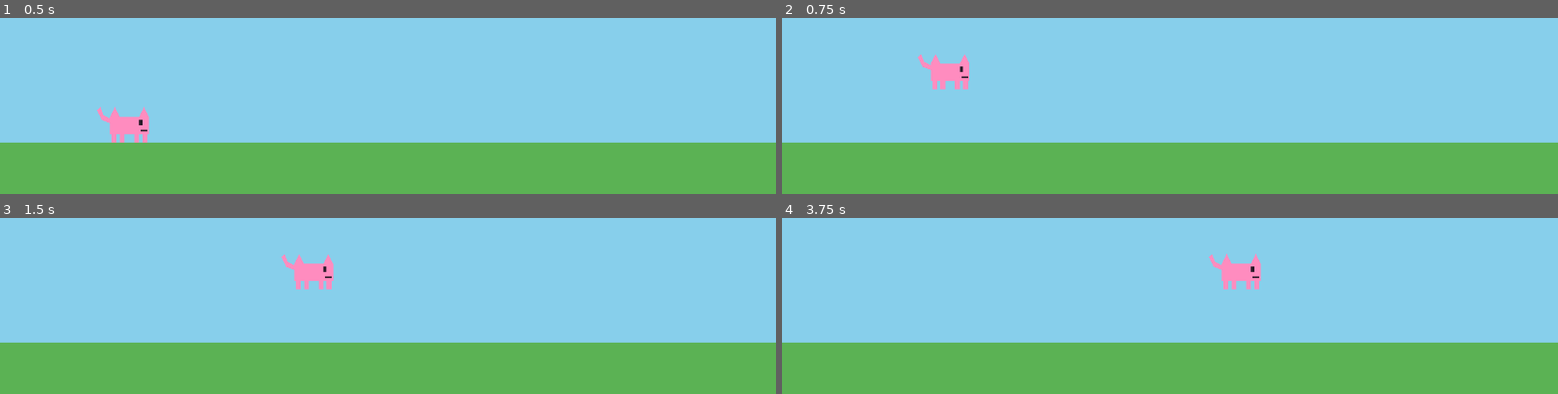
Above: before the commit, frames 1-4 (two rows, left to right).
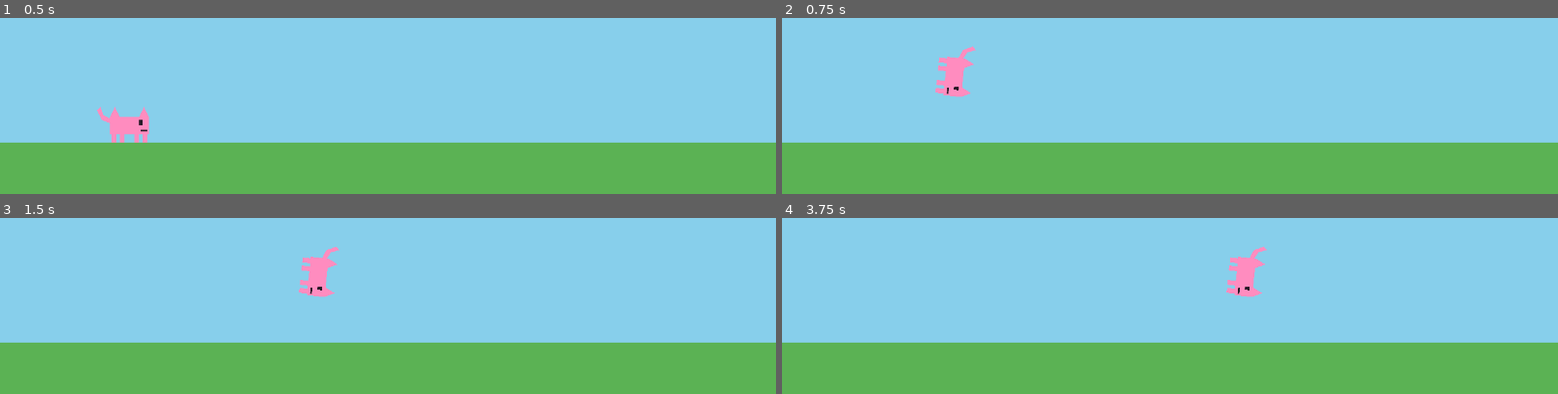
Above: after the commit, the same moments.

Repository: RangelReale/kid-catgame-ai
Game: Godot game, scene res://scenes/main.tscn
Same seed, same stepped clock (60 frames per second), same inputs: the game is played once before the commit and once after it.
Inputs:
- Up to frame 1 (0.5 s): no input
- Up to frame 2 (0.75 s): tap Enter at 0.5 s; hold Right (move_right) from 0.53 s (still down); tap Space (jump) at 0.6 s
- Up to frame 3 (1.5 s): keep holding Right (move_right); tap Space (jump) at 0.77, 1.07, 1.35 s
- Up to frame 4 (3.75 s): tap Space (jump) at 1.52, 1.82, 2.1, 2.85, 3.02, 3.32, 3.6 s; release Right (move_right) at 2.03 s; hold Left (move_left) 2.03-2.78 s; hold Right (move_right) from 2.78 s (still down)

Frame 1 is identical in both runs. In frame 2, 0.8% of the frame differs, in the area x 17-25%, y 15-46%; in frame 3, 0.9%; in frame 4, 0.9%, in the area x 55-63%, y 15-46%.

Commit message:
Faz o gato dar uma cambalhota ao pular
Co-Authored-By: Claude Opus 5.5 <noreply@anthropic.com>
Claude-Session: https://claude.ai/code/session_01FAz4MPdngpHdNutrNcTfLN

Diff:
--- a/scenes/player/player.gd
+++ b/scenes/player/player.gd
@@ -6,6 +6,16 @@
 @export var jump_speed: float = 300.0
 ## Downward acceleration, in pixels per second squared.
 @export var gravity: float = 900.0
+## Time the somersault takes during a jump, in seconds.
+@export var flip_duration: float = 0.5
+
+## Point the somersault turns around: the middle of the cat.
+const FLIP_PIVOT := Vector2(0, -8)
+
+## Seconds since the somersault started; negative when not flipping.
+var _flip_time: float = -1.0
+
+@onready var _visual: Node2D = $Visual
 
 
 func _physics_process(delta: float) -> void:
@@ -14,7 +24,22 @@
 
 	if Input.is_action_just_pressed("jump") and is_on_floor():
 		velocity.y = -jump_speed
+		_flip_time = 0.0
 
 	velocity.x = Input.get_axis("move_left", "move_right") * speed
 
 	move_and_slide()
+	_update_flip(delta)
+
+
+func _update_flip(delta: float) -> void:
+	var angle := 0.0
+	if _flip_time >= 0.0:
+		_flip_time += delta
+		var progress := _flip_time / flip_duration
+		if progress >= 1.0 or is_on_floor():
+			_flip_time = -1.0
+		else:
+			angle = TAU * progress
+	_visual.rotation = angle
+	_visual.position = FLIP_PIVOT - FLIP_PIVOT.rotated(angle)
Not shown, changed: CLAUDE.md
